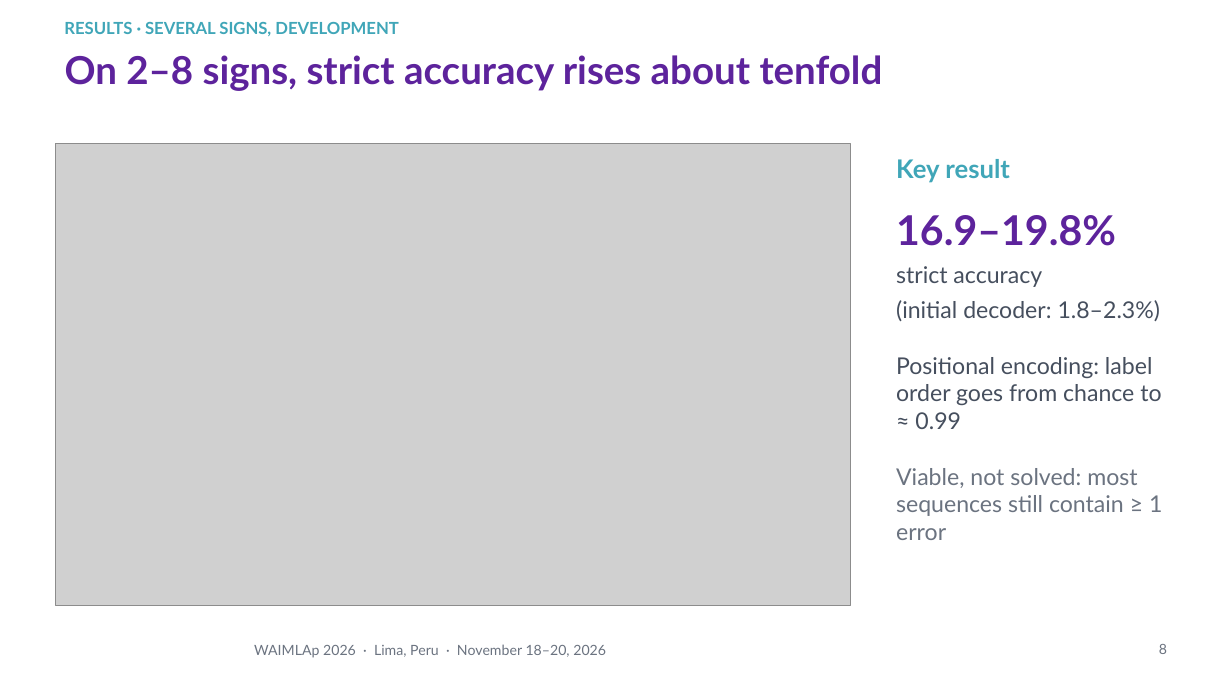
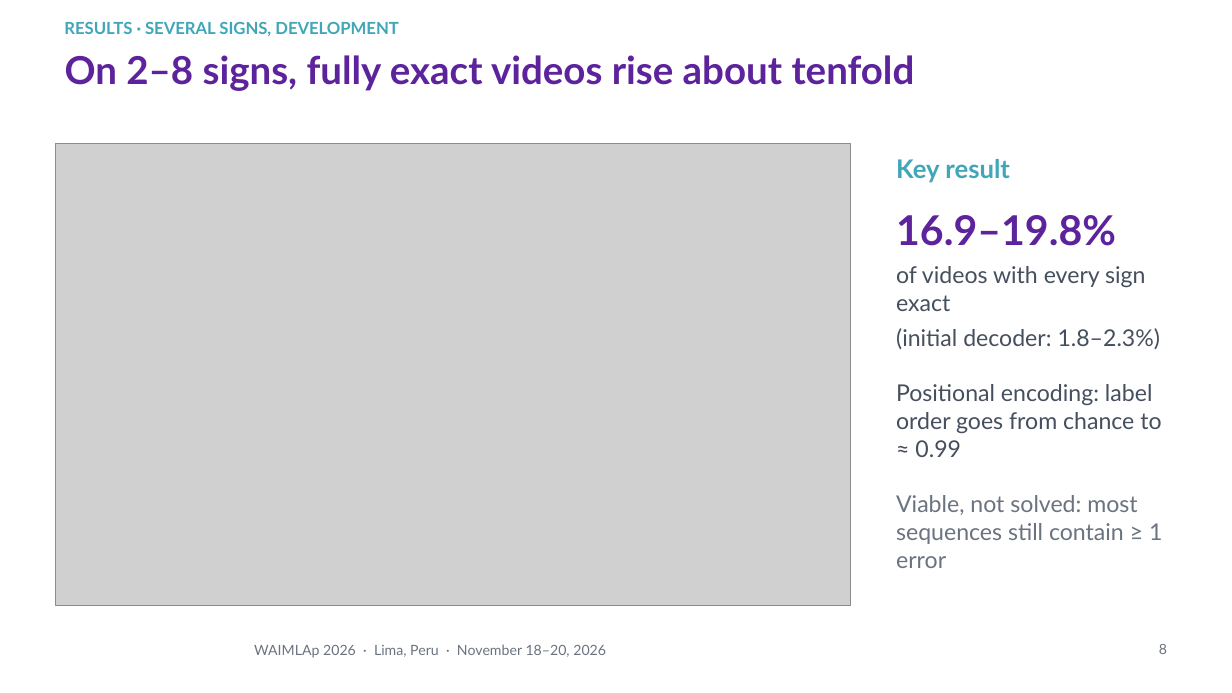
Before and after one commit to Percep3/Imitator, a slide deck: slide 8 of presentation/waimlap2026/imitator_waimlap2026.pptx. Drawn at 1232x693 pixels with LibreOffice and Linux fonts; fonts in the diff are those of the drawing; grey boxes stand for pictures; background and template pictures are left out. Boxes give left, top, right and bottom in pixels: in the first picture for what was removed or moved away, otherwise in the second. Text is boxed around its words. In the diff, an @@ line names an element or a change of style, - is before the commit and + after.

```diff
--- a/presentation/waimlap2026/imitator_waimlap2026.pptx
+++ b/presentation/waimlap2026/imitator_waimlap2026.pptx
@@ title at (65, 55, 915, 91): text changed @@
-On 2–8 signs, strict accuracy rises about tenfold
+On 2–8 signs, fully exact videos rise about tenfold
@@ text at (896, 266, 1145, 311): text changed @@
-strict accuracy
+of videos with every sign exact
```
Also in this commit, not shown: 3 other slides changed, 5 other files.
